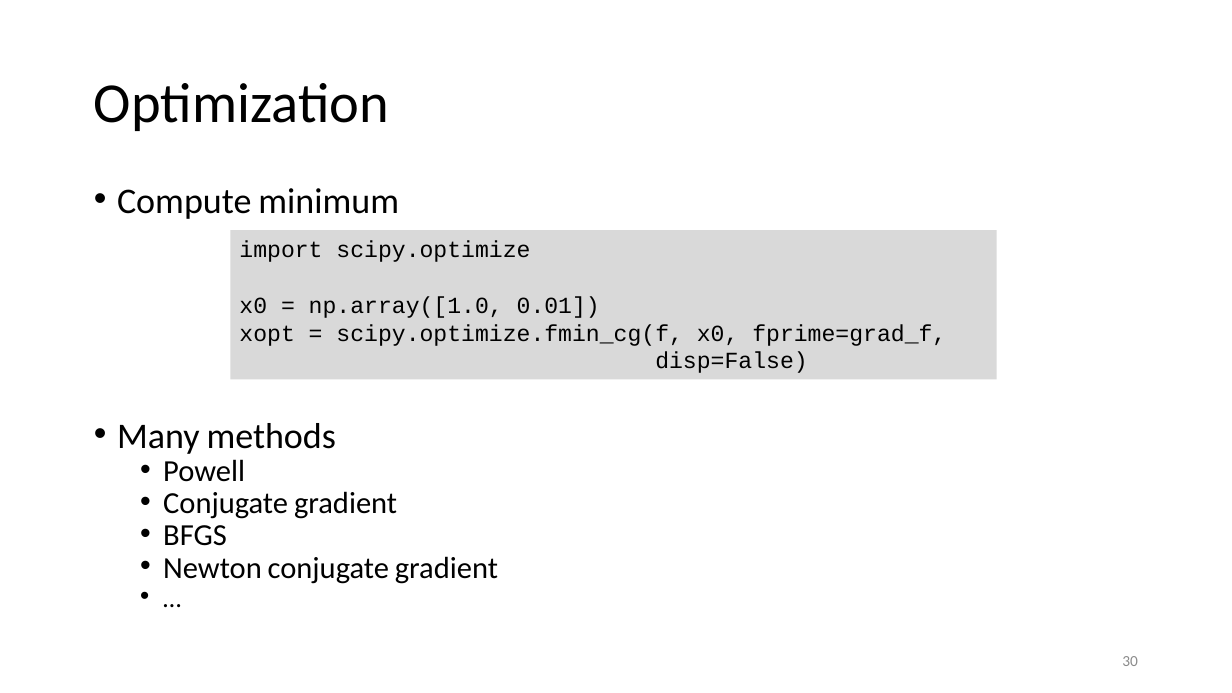
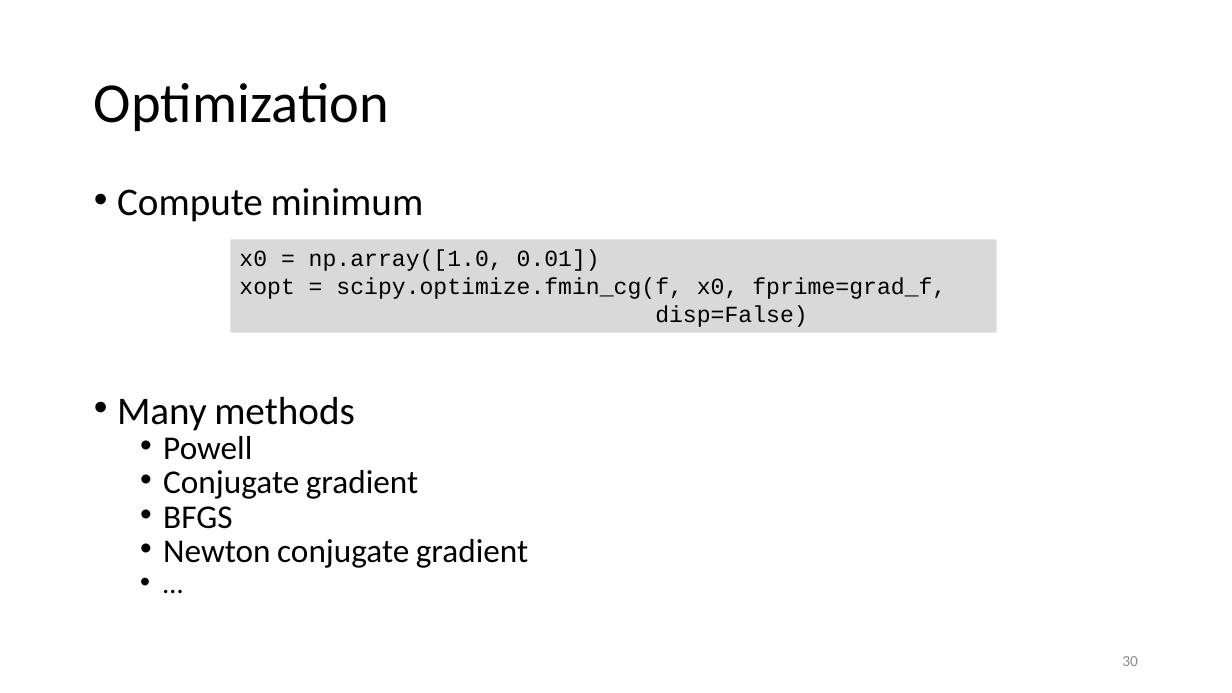
Before and after one commit to gjbex/Scientific-Python, a slide deck: slide 30 of scientific_python.pptx. Drawn at 1232x693 pixels with LibreOffice and Linux fonts; fonts in the diff are those of the drawing. Boxes give left, top, right and bottom in pixels: in the first picture for what was removed or moved away, otherwise in the second. Text is boxed around its words. In the diff, an @@ line names an element or a change of style, - is before the commit and + after.

Commit message:
Remove scipy imports that are no longer required
In the past, you had to import scipy subpackages before you could use them.  This is no longer required, so slides have
been modified accordingly.

```diff
--- a/scientific_python.pptx
+++ b/scientific_python.pptx
@@ text "Compute minimum" at (117,188,528,568): size 28.1 to 30.5 pt in "Compute minimum", "Many methods"; size 23.8 to 25.9 pt in "Powell", "Conjugate gradient", "BFGS", "Newton conjugate gradient"; size 20.4 to 22.2 pt in "…" @@
@@ rectangle "x0 = np.array([1.0, 0.01])": place and size @@
-rectangle "x0 = np.array([1.0, 0.01])" at (230,230,996,380)
+rectangle "x0 = np.array([1.0, 0.01])" at (230,239,996,333)
@@ text in rectangle at (239,241,530,262): paragraph removed @@
-import scipy.optimize
```
Also in this commit, not shown: 5 other slides changed.
